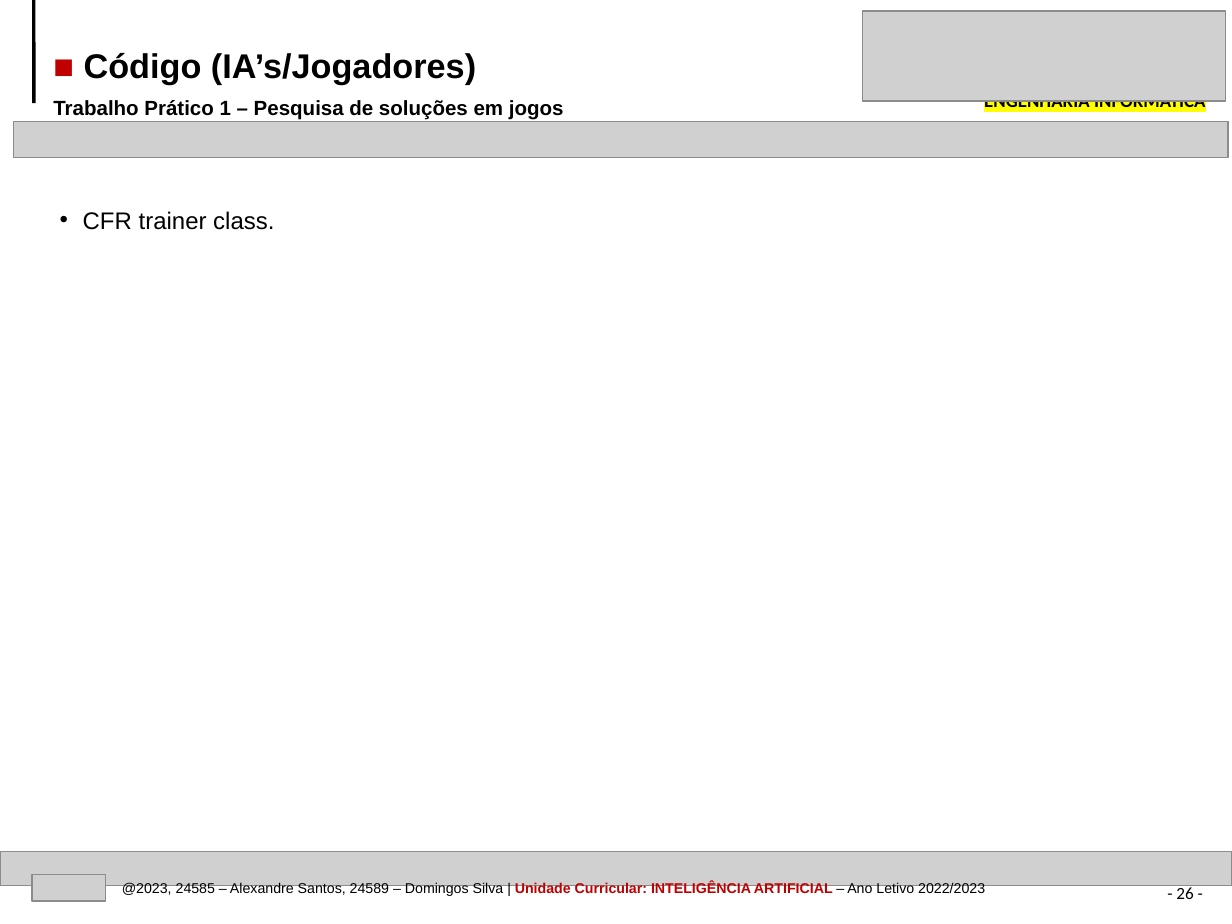
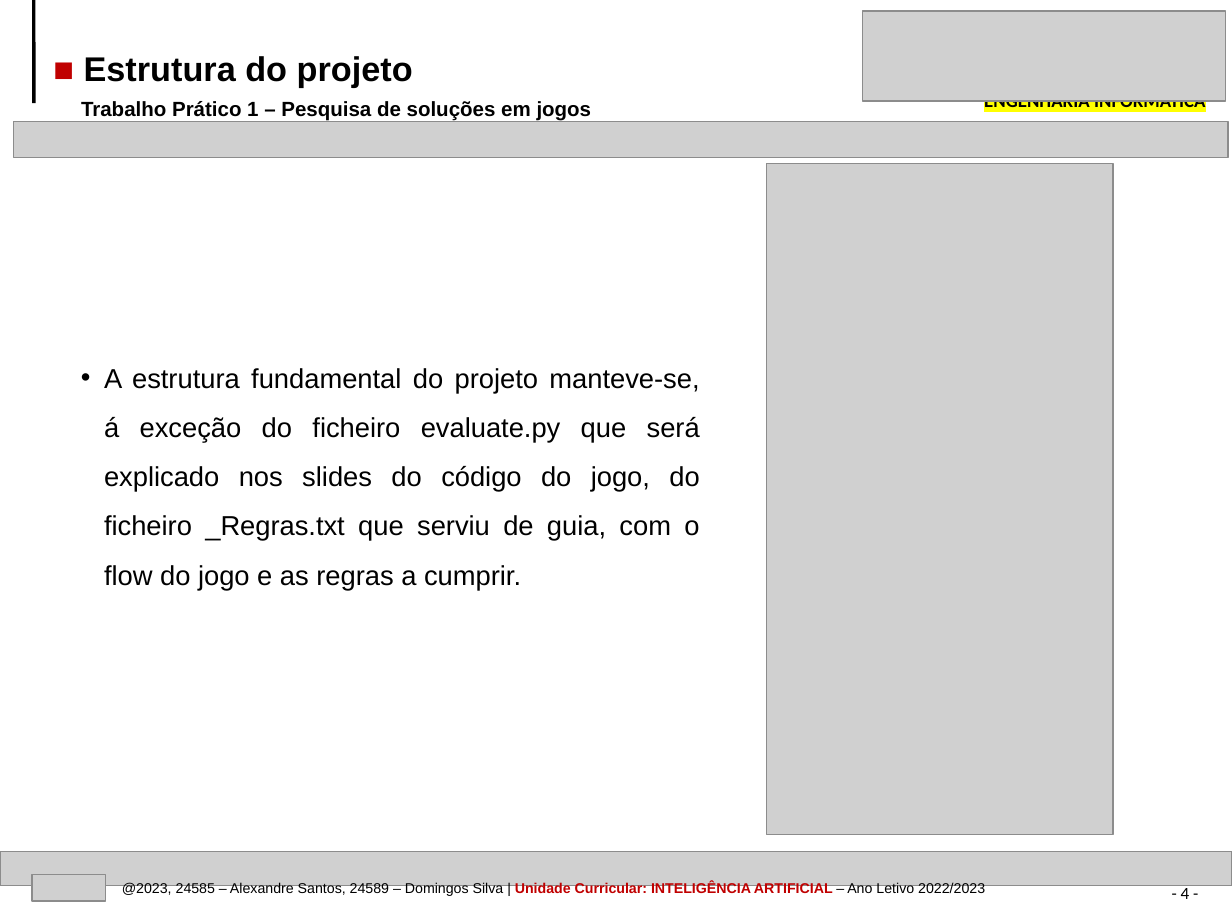
Before and after one commit to AlexandrePSantos/IPVC_EI_IA_TP1_TexasHoldEm, a slide deck: slide 4 of IPVC-EI-IA-TrabPratico1-Pesquisa_solucoes_jogos-24585-24589.pptx (slide 26 before the commit). Drawn at 1232x924 pixels with LibreOffice and Linux fonts; fonts in the diff are those of the drawing; grey boxes stand for pictures. Boxes give left, top, right and bottom in pixels: in the first picture for what was removed or moved away, otherwise in the second. Text is boxed around its words. In the diff, an @@ line names an element or a change of style, - is before the commit and + after.

```diff
--- a/IPVC-EI-IA-TrabPratico1-Pesquisa_solucoes_jogos-24585-24589.pptx
+++ b/IPVC-EI-IA-TrabPratico1-Pesquisa_solucoes_jogos-24585-24589.pptx
@@ text at (x1=84, y1=56, x2=413, y2=87): text changed @@
-■ Código (IA’s/Jogadores)
+■ Estrutura do projeto
@@ text "Trabalho Prático 1 – Pesquisa ..." moved from (x1=53, y1=100, x2=564, y2=120) to (x1=81, y1=101, x2=592, y2=121) @@
@@ picture added at (x1=766, y1=164, x2=1112, y2=834) @@
@@ text removed at (x1=83, y1=211, x2=274, y2=230) @@
-• CFR trainer class.
@@ text added at (x1=104, y1=368, x2=700, y2=590), 16 pt, text #000000 @@
+• A estrutura fundamental do projeto manteve-se, á exceção do ficheiro evaluate.py que será explicado nos slides do código do jogo, do ficheiro _Regras.txt que serviu de guia, com o flow do jogo e as regras a cumprir.
@@ page number at (x1=1181, y1=885, x2=1190, y2=899): text changed @@
-- 26 -
+- 4 -
```
Also in this commit, not shown: 28 other slides changed, 6 slides added, 39 other files.
